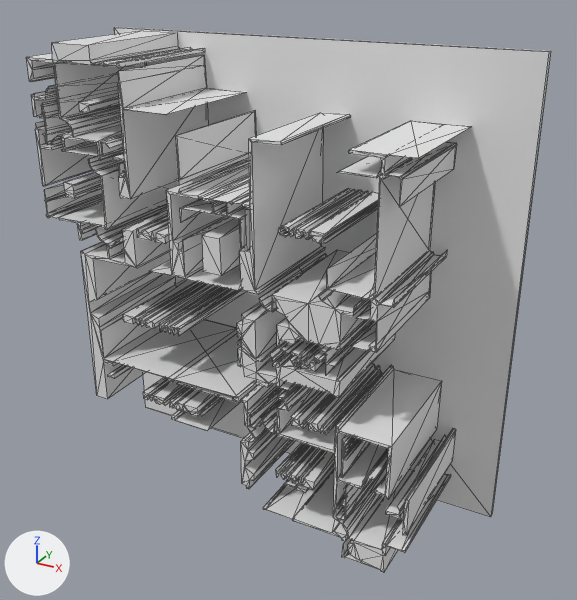
A saved change to the glTF model version one/out_3d/32_22.glb.
Before and after are seen from a 50 mm camera at (13.42, -15.88, 12.31) aimed at (5.49, -1.46, 5.1). Arrows for +X, +Y and +Z are at lower left; the lights stay in place. Mesh edges are drawn as thin lines. Where no turn or scale is listed for an object, it has been applied to the vertices. Vertices at the same position are counted once.

In view in the first picture: 'geometry_0'.
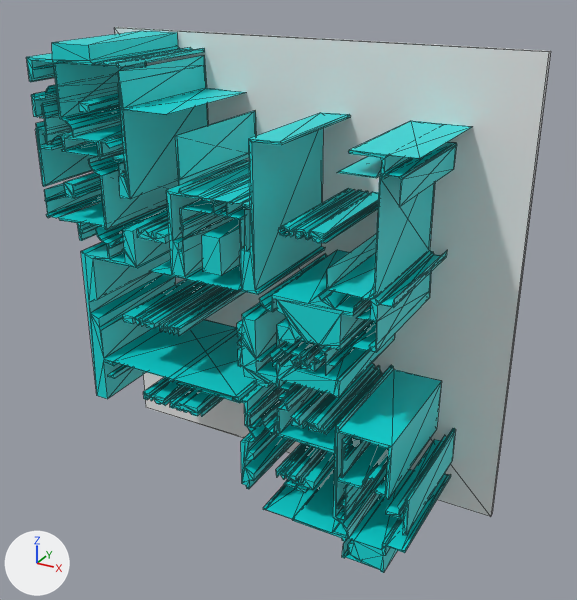
What differs and where, as boxes [x1, y1, x2, y2] in the pictures (577 x 600 px):
part 1 of me_geometry_0, deleted: before [171, 399, 239, 431]
part 2 of me_geometry_0, built on: [180, 209, 242, 366] in both
part 3 of me_geometry_0, recoloured (grey to cyan): [27, 27, 511, 573] in both

Edits to the bpy script that builds the scene:
```text
Add mat_defaultmaterial:
    mat_defaultmaterial = bpy.data.materials.new('DefaultMaterial')
    mat_defaultmaterial.use_nodes = True; mat_defaultmaterial.node_tree.nodes.clear()
    _N = mat_defaultmaterial.node_tree.nodes; _L = mat_defaultmaterial.node_tree.links
    n0 = _N.new('ShaderNodeOutputMaterial'); n0.name = 'Material Output'
    n1 = _N.new('ShaderNodeBsdfPrincipled'); n1.name = 'Principled BSDF'
    n2 = _N.new('ShaderNodeVertexColor'); n2.name = 'Color Attribute'
    _L.new(n1.outputs[0], n0.inputs[0])  # 'BSDF' to 'Surface'
    _L.new(n2.outputs[0], n1.inputs[0])  # 'Color' to 'Base Color'
Change me_geometry_0:
    used by ob_geometry_0; location = (0.0, 0.0, 0.0)
    remove me_geometry_0.from_pydata(...)  # 2046 vertices, 3960 faces; spans x 0.0..10.23, y -3.15..0.0, z 0.0..10.58
    add me_geometry_0.from_pydata(...)  # 2050 vertices, 3972 faces; spans x 0.0..10.23, y -3.15..0.0, z 0.0..10.58
    me_geometry_0 part 1: the loose piece of 10 vertices spanning x 3.3..4.3, y -3.15..-0.15, z 2.24..2.33 is deleted
    me_geometry_0 part 2: 4 vertices removed from x 3.89..5.2, y -3.15..-0.15, z 4.56..7.15; 18 vertices added at x 3.86..5.2, y -3.15..-0.15, z 4.55..7.17
    me_geometry_0 part 3: 2838 faces spanning x 0.0..10.23, y -3.15..0.0, z 0.0..10.58 switch from no material to mat_defaultmaterial
```
